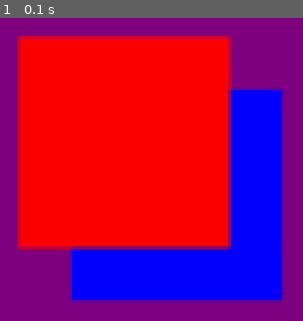
Above: before the commit, frame 1.
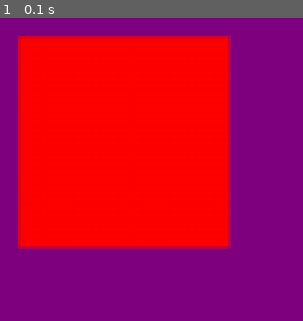
Above: after the commit, the same moment.

Repository: Intense2aT/pygame_game_for_school_project
Game: pygame game, started from src/main.py
Same seed, same stepped clock (60 frames per second), same inputs: the game is played once before the commit and once after it.
Inputs:
- Up to frame 1 (0.1 s): no input

The runs differ from the first frame. In frame 1, 22% of the frame differs, in the area x 23-94%, y 23-94%.

Commit message:
change log:
mouse collision with object

Diff:
--- a/src/main.py
+++ b/src/main.py
@@ -16,14 +16,24 @@
 def on_mouse_up(Mootor:mootor.Mootor, event):
     if 0 < event.__dict__['button'] < 4:
         states = Mootor.get_cur_mousebutton_states()
-        states[event.__dict__['button'] - 1] = False
+        updated_states = []
+        for i in states:
+            updated_states.append(i)
+        updated_states[event.__dict__['button'] - 1] = False
+
+        Mootor.set_cur_mousebutton_states(updated_states)
     else:
         print(f"does not handle mouse button {event.__dict__['button']}")
 
 def on_mouse_down(Mootor:mootor.Mootor, event):
     if 0 < event.__dict__['button'] < 4:
         states = Mootor.get_cur_mousebutton_states()
-        states[event.__dict__['button'] - 1] = True
+        updated_states = []
+        for i in states:
+            updated_states.append(i)
+        updated_states[event.__dict__['button'] - 1] = True
+
+        Mootor.set_cur_mousebutton_states(updated_states)
     else:
         print(f"does not handle mouse button {event.__dict__['button']}")
 
@@ -39,8 +49,8 @@
 mootor.define_event_response("MOUSEBUTTONDOWN", on_mouse_down)
 manager.add_handelable_event("MOUSEBUTTONDOWN")
 
-#manager.use_fps_limit(True)
-#manager.set_fps_limit(60)
+manager.use_fps_limit(True)
+manager.set_fps_limit(30)
 
 manager.use_background_colour(True)
 manager.set_background_colour((128, 0, 128, 255))
@@ -56,26 +66,28 @@
 ]
 
 def testFunc1(mootor): pass #print("testFunc1 called")
+def testFunc1_interact(mootor): print("testFunc1_interact called")
 def testFunc2(mootor): pass #print("testFunc2 called")
 testTexGroup = objects.textureGroup((255, 0, 0, 255))
 testTexGroup2 = objects.textureGroup((0, 0, 255, 255))
 #testTexGroup.addTexture("std", "src/textures/heartPixel1.png")
 testcase = objects.object(test_base_settings, testTexGroup)
 testcase.set_game_interact_func(testFunc1)
+testcase.set_ui_interact_func(testFunc1_interact)
 testcase2 = objects.object(test_base_settings2, testTexGroup2)
 testcase2.set_game_interact_func(testFunc2)
 
 scene = mootor.scene()
 scene.addLayer("layer_1")
-scene.addToLayer(testcase2, "draw/game_interact", "layer_1")
-scene.addToLayer(testcase, "draw/game_interact", "layer_1")
+#scene.addToLayer(testcase2, "draw/ui_interact", "layer_1")
+scene.addToLayer(testcase, "draw/ui_interact", "layer_1")
 
 manager.set_cur_renderable_scene(scene)
 
 while manager.is_alive():
     #event handling
     manager.handle_events()
-    #print(f"{manager.get_cur_mouse_position()} ja {manager.get_cur_mousebutton_states()}")
+    #print(f"{manager.get_cur_mouse_position()} ja {manager.get_cur_mousebutton_states()} ja {manager.get_prev_mousebutton_states()}")
 
     # RENDER YOUR GAME HERE
     manager.draw_complete()
--- a/src/objects.py
+++ b/src/objects.py
@@ -43,6 +43,7 @@
     #__position
     #__dimensions
     #__textures
+    #__responsive_mouse_button
 
     #variables set by class and function calls
     #__use_different_interaction_field
@@ -62,6 +63,12 @@
 
         self.__game_interact_func = None
         self.__ui_interact_func = None
+
+        self.__responsive_mouse_button:int = 1
+        #always calls func if button is pressed, otherwise calls only once
+        self.__respond_continuous:bool = False
+        #calls func when button is pressed, otherwise calls on release
+        self.__call_on_press:bool = False
 
         self.__draw_type = "coloured"
 
@@ -150,6 +157,30 @@
     def get_game_interact_func(self):
         return self.__game_interact_func
 
+    def set_ui_interact_func(self, function):
+        self.__ui_interact_func = function
+
+    def get_ui_interact_func(self):
+        return self.__ui_interact_func
+
+    def set_responsive_mouse_button(self, button:int):
+        self.__responsive_mouse_button = button
+
+    def get_responsive_mouse_button(self):
+        return self.__responsive_mouse_button
+
+    def set_respond_continuous(self, set:bool):
+        self.__respond_continuous = set
+
+    def get_respond_continuous(self):
+        return self.__respond_continuous
+
+    def set_call_on_press(self, set:bool):
+        self.__call_on_press = set
+
+    def get_call_on_press(self):
+        return self.__call_on_press
+
     #main interraction check for in game things (like player walks in a zone)
     #first argument for function is always Mootor
     #create overrides for different arguments
@@ -170,8 +201,47 @@
             self.__game_interact_func(Mootor)
 
     #main interraction check for ui objects (like player clicks a button in a menu)
-    def ui_interact(self, Mootor, function):
-        pass
+    def ui_interact(self, Mootor):
+        mouse_local = Mootor.get_cur_mouse_position()
+
+        if mouse_local == None:
+            #print("waiting for mouse to appear")
+            return
+
+        mouse_global = [
+            mouse_local[0] + Mootor.get_current_global_pos()[0],
+            mouse_local[1] + Mootor.get_current_global_pos()[1]
+        ]
+
+        if self.__use_different_interaction_field:
+            iscol:bool = collision_mouse_rectangle_no_rotation(self.get_other_interaction_field(),
+                                                               mouse_global,
+                                                               objectFromTopLeft=True)
+        else:
+            iscol:bool = collision_mouse_rectangle_no_rotation([self.get_position(), self.get_dimensions()],
+                                                               mouse_global,
+                                                               objectFromTopLeft=True)
+
+        if not iscol: return
+
+        mouse_states_cur = Mootor.get_cur_mousebutton_states()
+        mouse_states_prev = Mootor.get_prev_mousebutton_states()
+        if self.__call_on_press:
+            if mouse_states_cur[self.__responsive_mouse_button - 1] == True:
+                if self.__respond_continuous:
+                    if self.__ui_interact_func != None:
+                        self.__ui_interact_func(Mootor)
+                else:
+                    if mouse_states_prev[self.__responsive_mouse_button - 1] == False and self.__ui_interact_func != None:
+                        self.__ui_interact_func(Mootor)
+        else:
+            if mouse_states_cur[self.__responsive_mouse_button - 1] == False:
+                if self.__respond_continuous:
+                    if self.__ui_interact_func != None:
+                        self.__ui_interact_func(Mootor)
+                else:
+                    if mouse_states_prev[self.__responsive_mouse_button - 1] == True and self.__ui_interact_func != None:
+                        self.__ui_interact_func(Mootor)
 
     def set_draw_type(self, drawType:str):
         self.__draw_type = drawType
@@ -184,12 +254,12 @@
         if self.__draw_type == "textured":
             if textureName != None:
                 Mootor.get_screen().blit(pygame.transform.scale(self.getTextureGroup().getTexture(textureName), self.get_dimensions()),
-                            standardise_with_engine(self.get_position(), Mootor.get_current_center()))
+                            standardise_with_engine(self.get_position(), Mootor.get_current_global_pos()))
             else:
                 raise Exception(object_errors[3])
         elif self.__draw_type != "coloured":
             raise Exception(object_errors[2])
         else:
             pygame.draw.rect(Mootor.get_screen(), self.getTextureGroup().getColour(),
-                             (tuple(standardise_with_engine(self.get_position(), Mootor.get_current_center())),
+                             (tuple(standardise_with_engine(self.get_position(), Mootor.get_current_global_pos())),
                               tuple(self.get_dimensions())))
--- a/src/pygame_mootor.py
+++ b/src/pygame_mootor.py
@@ -161,7 +161,7 @@
         #interaction for in game things (can be overwritten when adding a player object
         #to the Mootor)
         #__current_center is as the name imples the current position of the middle of the screen on the global map
-        self.__current_center:list[float, float] = [0, 0] #[self.__display_size[0] / 2, self.__display_size[1] / 2]
+        self.__current_global_pos:list[float, float] = [0, 0] #[self.__display_size[0] / 2, self.__display_size[1] / 2]
         self.__interaction_field_size:list[float, float] = [100, 100]
 
         #init some optional variables
@@ -172,6 +172,7 @@
         self.__fps_limit:float = None
 
         #runtime vars
+        self.__prev_mousebutton_states:list = []
         self.__cur_mousebutton_states:list[bool, bool, bool] = [False, False, False]
         self.__cur_mouse_position:tuple[float, float] = None
 
@@ -202,19 +203,22 @@
         self.__handeled_events.append(event)
 
     def handle_events(self) -> None:
+        #quickfix
+        self.__prev_mousebutton_states = self.__cur_mousebutton_states
+
         for event in pygame.event.get():
             for active_handelable in self.__handeled_events:
                 if event.type == pygame_events[active_handelable]:
                     pygame_event_responses[active_handelable](self, event)
 
     #DEPRECATED FOR OBJECT CENTER ARE COLLISION
-    def get_current_center(self):
-        return self.__current_center
+    def get_current_global_pos(self):
+        return self.__current_global_pos
 
     def get_current_center_fixed(self):
         cur_center = [
-            self.__current_center[0] + self.__display_size[0] / 2,
-            self.__current_center[1] + self.__display_size[1] / 2
+            self.__current_global_pos[0] + self.__display_size[0] / 2,
+            self.__current_global_pos[1] + self.__display_size[1] / 2
         ]
 
         return cur_center
@@ -232,6 +236,9 @@
 
     def set_cur_mousebutton_states(self, states:list):
         self.__cur_mousebutton_states = states
+
+    def get_prev_mousebutton_states(self):
+        return self.__prev_mousebutton_states
 
     def get_cur_mousebutton_states(self):
         return self.__cur_mousebutton_states
